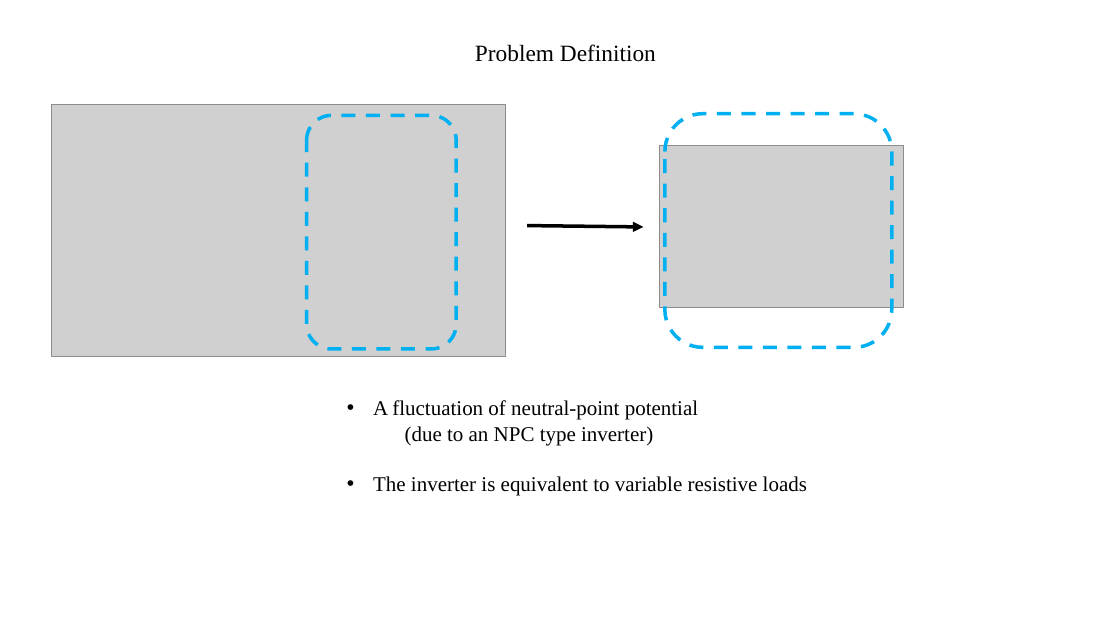
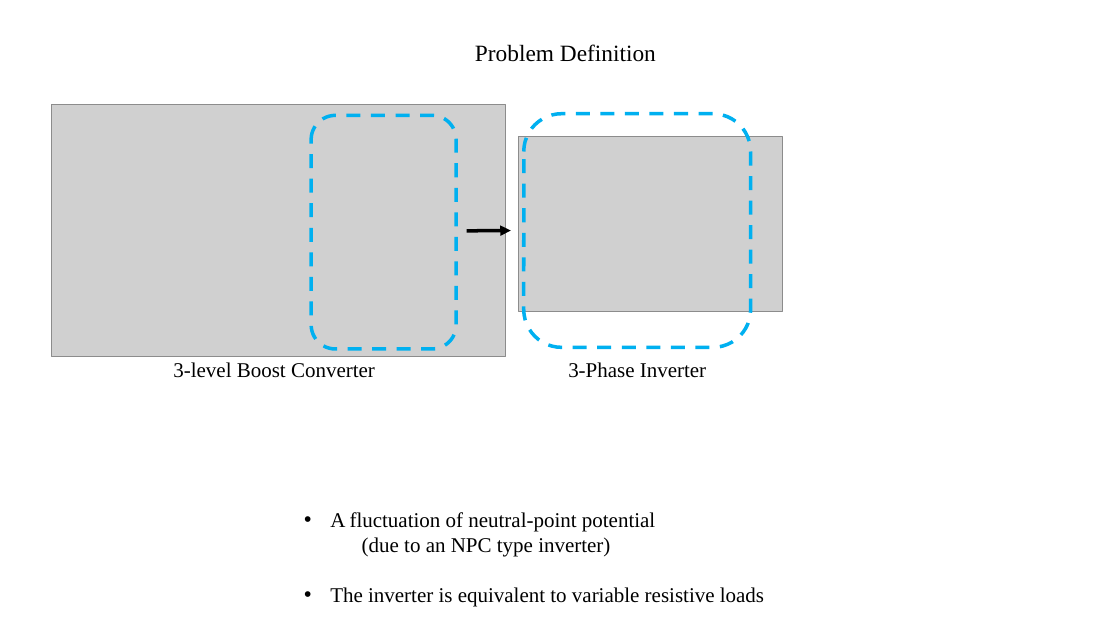
Before and after one commit to EnesAyaz/Studies, a slide deck: slide 1 of 1004-Tubitak/Presentation/2021.06.23.pptx. Drawn at 1120x630 pixels with LibreOffice and Linux fonts; fonts in the diff are those of the drawing; grey boxes stand for pictures. Boxes give left, top, right and bottom in pixels: in the first picture for what was removed or moved away, otherwise in the second. Text is boxed around its words. In the diff, an @@ line names an element or a change of style, - is before the commit and + after.

```diff
--- a/1004-Tubitak/Presentation/2021.06.23.pptx
+++ b/1004-Tubitak/Presentation/2021.06.23.pptx
@@ rounded rectangle: place and size @@
-rounded rectangle at [307,115,456,349]
+rounded rectangle at [311,115,456,349]
@@ rounded rectangle: place and size @@
-rounded rectangle at [665,113,892,347]
+rounded rectangle at [524,113,751,347]
@@ picture: place and size @@
-picture at [660,145,903,308]
+picture at [519,136,782,311]
@@ arrow moved from (527, 226) - (644, 227) to (467, 231) - (511, 230) @@
@@ text added at [173,362,375,378], 18 pt, text #000000 @@
+3-level Boost Converter
@@ text added at [568,362,706,378], 18 pt, text #000000 @@
+3-Phase Inverter
@@ text "A fluctuation of neutral-point potential": place and size @@
-text "A fluctuation of neutral-point potential" at [373,400,807,496]
+text "A fluctuation of neutral-point potential" at [330,512,764,607]
```
Also in this commit, not shown: 1 other slide changed, 18 other files.
